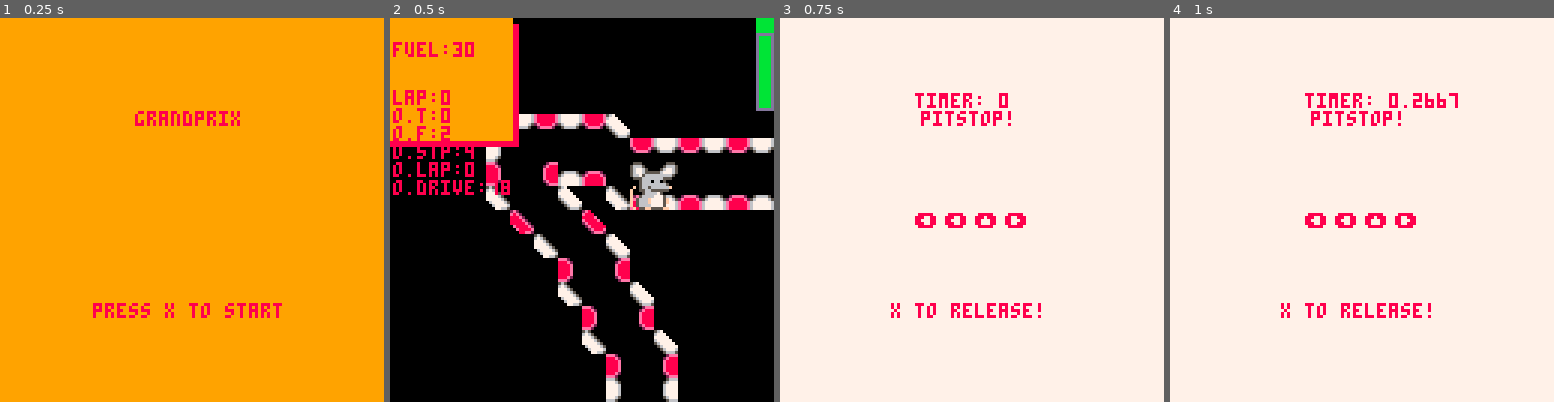
Above: before the commit, frames 1-4 (left to right).
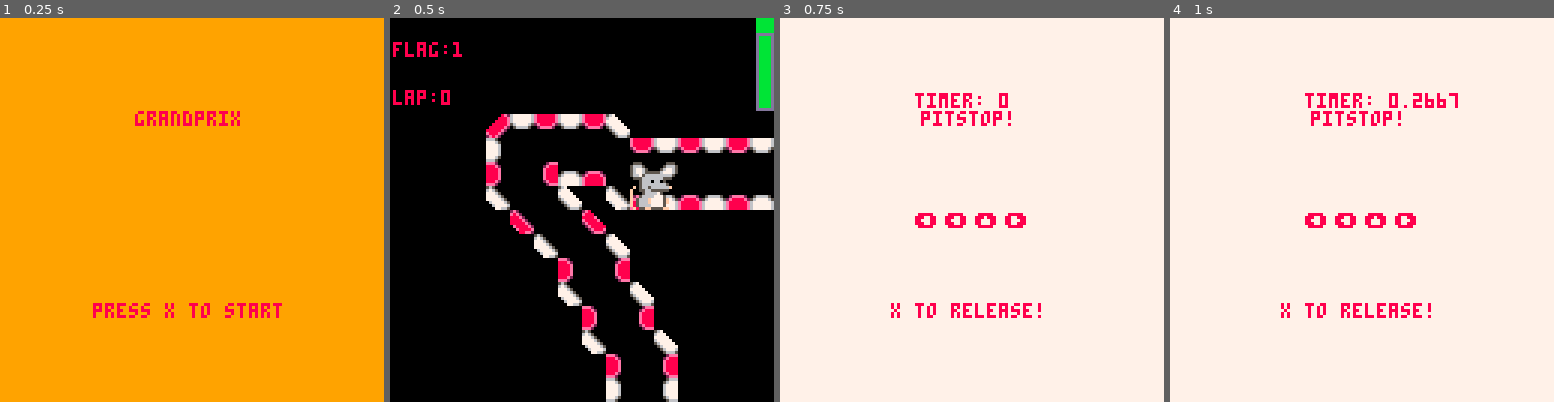
Above: after the commit, the same moments.

Repository: mmckendry/GrandPrixP8
Game: PICO-8 cartridge grandprix.p8
Two runs of this game, one before a commit and one after it. Both use one fixed random seed, a clock stepped at 60 frames per second and the inputs below.
Inputs:
- Up to frame 1 (0.25 s): no input
- Up to frame 2 (0.5 s): tap X (X key) at 0.33 s
- Up to frame 3 (0.75 s): tap O (Z key) at 0.7 s
- Up to frame 4 (1 s): no input

Frame 1 is identical in both runs. In frame 2, 12% of the frame differs, in the area x 0-34%, y 0-47%; in frame 3, nothing differs; in frame 4, nothing differs.

Commit message:
Add pitstop trigger

Diff:
--- a/grandprix.p8
+++ b/grandprix.p8
@@ -1,5 +1,5 @@
 pico-8 cartridge // http://www.pico-8.com
-version 29
+version 33
 __lua__
 
  function _init()
@@ -10,7 +10,9 @@
   timer=0
   delay=0
   shake=0
+  flag=0
   display=false
+  is_pitstop=false
   is_generated=false
   first=true
   textdelay=0
@@ -36,19 +38,19 @@
 
 
   local nx,ny=player[2]["cx"],player[2]["cy"]
-  if btn (⬅️) then
-    nx-=1
-    p.d=0
-  elseif btn(➡️) then
-    nx+=1
-    p.d=1
-  elseif btn(⬆️) then
-    ny-=1
-    p.d=2
-  elseif btn(⬇️) then
-    ny+=1
-    p.d=3
-  end
+  -- if btn (⬅️) then
+  --   nx-=1
+  --   p.d=0
+  -- elseif btn(➡️) then
+  --   nx+=1
+  --   p.d=1
+  -- elseif btn(⬆️) then
+  --   ny-=1
+  --   p.d=2
+  -- elseif btn(⬇️) then
+  --   ny+=1
+  --   p.d=3
+  -- end
 
   if (nx!=player[2]["cx"] or ny!=player[2]["cy"]) then
     if (can_move(nx,ny)) then
@@ -124,7 +126,17 @@
 --collision detection
 function can_move(x,y, car)
  local map_sprite=mget(x,y)
- local flag=fget(map_sprite)
+ flag=fget(map_sprite)
+
+ if(flag == 8) then
+  if(is_pitstop==true) then
+    player[2]["cx"]=53
+    player[2]["cy"]=38
+    player[1]["lx"]=54
+    player[1]["lx"]=38
+    is_pitstop=false --set this when the pit stop is complete
+  end
+ end
 
  if(flag == 2) then
   if(car.lap>=4) then
@@ -231,15 +243,10 @@
 function metrics()
  local x=c.x*8
  local y=c.y*8
- rectfill(x,y+42,x+42,y+2,8)
- rectfill(x,y+40,x+40,y+0,9)
- print("fuel:"..player.fuel,x+1,y+8,8)
+ -- rectfill(x,y+42,x+42,y+2,8)
+ -- rectfill(x,y+40,x+40,y+0,9)
+ print("flag:"..flag,x+1,y+8,8)
  print("lap:"..player.lap,x+1,y+24,8)
- print("o.t:"..o.t,x+1,y+30,8)
- print("o.f:"..o.f,x+1,y+36,8)
- print("o.stp:"..o.stp,x+1,y+42,8)
- print("o.lap:"..opponent.lap,x+1,y+48,8)
- print("o.drive:"..o.drive[o.d][o.f],x+1,y+54,8)
 end
 
 function display_pit_message()
@@ -332,6 +339,7 @@
   local text="box box box!"
   textdelay=0
   display=true
+  is_pitstop=true
   set_textwindow(text,8,7,8)
  end
  if(btnp(🅾️)) then
@@ -533,33 +541,33 @@
 bbb566666f665bbbbbb5666f66665bbbbbb5ff7777ff55ffbfb5ff7777ff55bbbbb9aaaaafaa9bbbbbb9aaafaaaa9bbbbbb9ff7777ff99ffbfb9ff7777ff99bb
 bbb56666ff665bbbbbb5666ff6665bbbbbb56677776655fbbfb56677776655bbbbb9aaaaffaa9bbbbbb9aaaffaaa9bbbbbb9aa7777aa99fbbfb9aa7777aa99bb
 bbf56666f6665fbbbbf56666f6665fbbbbff667777ff55bbbbf5ff777766ffbbbbf9aaaafaaa9fbbbbf9aaaafaaa9fbbbbffaa7777ff99bbbbf9ff7777aaffbb
-000000000000000000000002f012000000000000000000000000000000000000000000000000000000000000000000000000000073f0f0620000000000000000
-00000000000000000000000000000000000000000000000000000000000000000000000000000000000000000000000000000000000000000000000000000000
-000000000000000000000003f01300000000000000000000000000000000000000000000000000000000000000000000000000000072f0f06200000000000000
-00000000000000000000000000000000000000000000000000000000000000000000000000000000000000000000000000000000000000000000000000000000
-000000000000000000000002f0120000000000000000000000000000000000000000000000000000000000000000000000000000000003f01300000000000000
-00000000000000000000000000000000000000000000000000000000000000000000000000000000000000000000000000000000000000000000000000000000
-000000000000000000000003f0130000000000000000000000000000000000000000000000000000000000000000000000000000000002f01200000000000000
-00000000000000000000000000000000000000000000000000000000000000000000000000000000000000000000000000000000000000000000000000000000
-000000000000000000000072f0f06200000000000000000000000000000000000000000000000000000000000000000000000000000003f01300000000000000
-00000000000000000000000000000000000000000000000000000000000000000000000000000000000000000000000000000000000000000000000000000000
-00000000000000000000000073f0f030303030303030303030303030303030303030303030303030303030303030303030303030303003f01200000000000000
-00000000000000000000000000000000000000000000000000000000000000000000000000000000000000000000000000000000000000000000000000000000
-0000000000000000000000000002f000000000000000000000000000000000000000000000000000000000000000000000000000000070f01300000000000000
-00000000000000000000000000000000000000000000000000000000000000000000000000000000000000000000000000000000000000000000000000000000
-0000000000000000000000000003f012313131313131313131313131313131313131313131313131313131313131313131313131313103f01200000000000000
-00000000000000000000000000000000000000000000000000000000000000000000000000000000000000000000000000000000000000000000000000000000
-0000000000000000000000000002f012000000000000000000000000000000000000000000000000000000000000000000000000000003f01300000000000000
-00000000000000000000000000000000000000000000000000000000000000000000000000000000000000000000000000000000000000000000000000000000
-0000000000000000000000000003f013000000000000000000000000000000000000000042304030403040304030403040304030403002f01200000000000000
-00000000000000000000000000000000000000000000000000000000000000000000000000000000000000000000000000000000000000000000000000000000
-0000000000000000000000000002f0120000000000000000000000000000000000434030f0f0f0f0f0f0f0f0f0f0f0f0f0f0f0f0f0f0f0f01300000000000000
-00000000000000000000000000000000000000000000000000000000000000000000000000000000000000000000000000000000000000000000000000000000
-0000000000000000000000000003f0130000000000000000000000004230403040f0f0f0f0314131413141314131413141314131413141315200000000000000
-00000000000000000000000000000000000000000000000000000000000000000000000000000000000000000000000000000000000000000000000000000000
-0000000000000000000000000003f000403040304030403040504030f0f0f0f0f0f0413152000000000000000000000000000000000000000000000000000000
-00000000000000000000000000000000000000000000000000000000000000000000000000000000000000000000000000000000000000000000000000000000
-0000000000000000000000000002f0f0f0f0f0f0f0f0f0f0f060f0f0f03141314153000000000000000000000000000000000000000000000000000000000000
+00000000000000000000000200120000000000000000000000000000000000000000000000000000000000000000000000000000730000620000000000000000
+00000000000000000000000000000000000000000000000000000000000000000000000000000000000000000000000000000000000000000000000000000000
+00000000000000000000000300130000000000000000000000000000000000000000000000000000000000000000000000000000007200006200000000000000
+00000000000000000000000000000000000000000000000000000000000000000000000000000000000000000000000000000000000000000000000000000000
+00000000000000000000000200120000000000000000000000000000000000000000000000000000000000000000000000000000000003001300000000000000
+00000000000000000000000000000000000000000000000000000000000000000000000000000000000000000000000000000000000000000000000000000000
+00000000000000000000000300130000000000000000000000000000000000000000000000000000000000000000000000000000000002001200000000000000
+00000000000000000000000000000000000000000000000000000000000000000000000000000000000000000000000000000000000000000000000000000000
+00000000000000000000007200006200000000000000000000000000000000000000000000000000000000000000000000000000000003001300000000000000
+00000000000000000000000000000000000000000000000000000000000000000000000000000000000000000000000000000000000000000000000000000000
+00000000000000000000000073000030303030303030303030303030303030303030303030303030303030303030303030303030303003001200000000000000
+00000000000000000000000000000000000000000000000000000000000000000000000000000000000000000000000000000000000000000000000000000000
+00000000000000000000000000020000000000000000000000000000000000000000000000000000000000000000000000000000000070911300000000000000
+00000000000000000000000000000000000000000000000000000000000000000000000000000000000000000000000000000000000000000000000000000000
+00000000000000000000000000030012313131313131313131313131313131313131313131313131313131313131313131313131313103001200000000000000
+00000000000000000000000000000000000000000000000000000000000000000000000000000000000000000000000000000000000000000000000000000000
+00000000000000000000000000020012000000000000000000000000000000000000000000000000000000000000000000000000000003001300000000000000
+00000000000000000000000000000000000000000000000000000000000000000000000000000000000000000000000000000000000000000000000000000000
+00000000000000000000000000030013000000000000000000000000000000000000000042304030403040304030403040304030403002001200000000000000
+00000000000000000000000000000000000000000000000000000000000000000000000000000000000000000000000000000000000000000000000000000000
+00000000000000000000000000020012000000000000000000000000000000000043403000000000000000000000000000000000000000001300000000000000
+00000000000000000000000000000000000000000000000000000000000000000000000000000000000000000000000000000000000000000000000000000000
+00000000000000000000000000030013000000000000000000000000423040304000000000314131413141314131413141314131413141315200000000000000
+00000000000000000000000000000000000000000000000000000000000000000000000000000000000000000000000000000000000000000000000000000000
+00000000000000000000000000030000403040304030403040504030000000000000413152000000000000000000000000000000000000000000000000000000
+00000000000000000000000000000000000000000000000000000000000000000000000000000000000000000000000000000000000000000000000000000000
+00000000000000000000000000020000000000000000000000600000003141314153000000000000000000000000000000000000000000000000000000000000
 00000000000000000000000000000000000000000000000000000000000000000000000000000000000000000000000000000000000000000000000000000000
 00000000000000000000000000734131413141314131413141514131520000000000000000000000000000000000000000000000000000000000000000000000
 
@@ -693,7 +701,7 @@
 
 
 __gff__
-0000020101010201010001040000000004000001010101010100000000000000010101010101010101010301030000000101010101010101000102010200000000000000000000000000000000000000000000000000000000000000000000000000000000000000000000000000000000000000000000000000000000000000
+0000020101010201010001040000000004000001010101010108000000000000010101010101010101010301030000000101010101010101000102010200000000000000000000000000000000000000000000000000000000000000000000000000000000000000000000000000000000000000000000000000000000000000
 0000000000000000000000000000000000000000000000000000000000000000000000000000000000000000000000000000000000000000000000000000000000000000000000000000000000000000000000000000000000000000000000000000000000000000000000000000000000000000000000000000000000000000
 __map__
 0000000000000000000000000000000000000000000000000000000000000000000000000000000000000000000000000000000000000000000000000000000000000000000000000000000000000000000000000000000000000000000000000000000000000000000000000000000000000000000000000000000000000000
@@ -701,32 +709,32 @@
 0000000000000000000000000000000000000000000000000000000000000000000000000000000000000000000000000000000000000000000000000000000000000000000000000000000000000000000000000000000000000000000000000000000000000000000000000000000000000000000000000000000000000000
 0000000000000000000000000000000000000000000000000000000000000000000000000000000000000000000000000000000000000000000000000000000000000000000000000000000000000000000000000000000000000000000000000000000000000000000000000000000000000000000000000000000000000000
 0000000024030403043600000000000000000000000000000000000000000000000000000000000000000000000000000000000000000000000000000000000000000000000000000000000000000000000000000000000000000000000000000000000000000000000000000000000000000000000000000000000000000000
-00000000300f0f0f0f0f04030403040304030403040304360000000000000000000000000000000000000000000000000000000000000000000000000000000000000000000000000000000000000000000000000000000000000000000000000000000000000000000000000000000000000000000000000000000000000000
-00000000200f2113140f0f0f0f0f0f0f0f0f0f0f0f0f0f0f0403040326000000000000000000000000000000000000000000000000000000000000000000000000000000000000000000000000000000000000000000000000000000000000000000000000000000000000000000000000000000000000000000000000000000
-00000000370f0f360037141314131413141314131413140f0f0f0f0f0f030403040326000000000000000000000000000000000000000000000000000000000000000000000000000000000000000000000000000000000000000000000000000000000000000000000000000000000000000000000000000000000000000000
-0000000000270f0f26000000000000000000000000000037141314130f0f0f0f0f0f31000000000000000000000000000000000000000000000000000000000000000000000000000000000000000000000000000000000000000000000000000000000000000000000000000000000000000000000000000000000000000000
-000000000000370f0f3600000000000000000000000000000000000027131413200f21000000000000000000000000000000000000000000000000000000000000000000000000000000000000000000000000000000000000000000000000000000000000000000000000000000000000000000000000000000000000000000
-00000000000000200f2100000000000000000000000000000000000000000000300f31000000000000000000000000000000000000000000000000000000000000000000000000000000000000000000000000000000000000000000000000000000000000000000000000000000000000000000000000000000000000000000
-00000000000000370f0f36000000000000000000000000000000000000000000200f21000000000000000000000000000000000000000000000000000000000000000000000000000000000000000000000000000000000000000000000000000000000000000000000000000000000000000000000000000000000000000000
-0000000000000000200f210000000000000000000000000000000034040304030f0f25000000000000000000000000000000000000000000000000000000000000000000000000000000000000000000000000000000000000000000000000000000000000000000000000000000000000000000000000000000000000000000
-0000000000000000370f0f360000000000000000000000000000240f0f0f0f0f0f3500000000000000000000000000000000000000000000000000000000000000000000000000000000000000000000000000000000000000000000000000000000000000000000000000000000000000000000000000000000000000000000
-000000000000000000200f2100000000003404030403040304030f0f14131413250000000000000000000000000000000000000000000000000000000000000000000000000000000000000000000000000000000000000000000000000000000000000000000000000000000000000000000000000000000000000000000000
-000000000000000000300f3100000000240f0f0f0f0f0f0f0f0f0f3500000000000000000000000000000000000000000000000000000000000000000000000000000000000000000000000000000000000000000000000000000000000000000000000000000000000000000000000000000000000000000000000000000000
-000000000000000000270f0f260000340f0f1413141314131413250000000000000000000000000000000000000000000000000000000000000000000000000000000000000000000000000000000000000000000000000000000000000000000000000000000000000000000000000000000000000000000000000000000000
-00000000000000000000300f310000200f310000000000000000000000000000000000000000000000000000000000000000000000000000000000000000000000000000000000000000000000000000000000000000000000000000000000000000000000000000000000000000000000000000000000000000000000000000
-00000000000000000000200f210000300f310000000000000000000000000000000000000000000000000000000000000000000000000000000000000000000000000000000000000000000000000000000000000000000000000000000000000000000000000000000000000000000000000000000000000000000000000000
-00000000000000000000300f310000200f210000000000000000000000000000000000000000000000000000000000000000000000000000000000000000000000000000000000000000000000000000000000000000000000000000000000000000000000000000000000000000000000000000000000000000000000000000
-00000000000000000000200f210000300f310000000000000000000000000000000000000000000000000000000000000000000000000000000000000000000000000000000000000000000000000000000000000000000000000000000000000000000000000000000000000000000000000000000000000000000000000000
-00000000000000000000300f310000200f210000000000000000000000000000000000000000000000000000000000000000000000000000000000000000000000000000000000000000000000000000000000000000000000000000000000000000000000000000000000000000000000000000000000000000000000000000
-00000000000000000000200f210000370f0f3600000000000000000000000000000000000000000000000000000000000000000000000000000000000000000000000000000000000000000000000000000000000000000000000000000000000000000000000000000000000000000000000000000000000000000000000000
-00000000000000000000300f31000000270f0f26000000000000000000000000000000000000000000000000000000000000000000000000000000000000000000000000000000000000000000000000000000000000000000000000000000000000000000000000000000000000000000000000000000000000000000000000
-00000000000000000000200f2100000000300f31000000000000000000000000000000000000000000000000000000000000000000000000000000000000000000000000000000000000000000000000000000000000000000000000000000000000000000000000000000000000000000000000000000000000000000000000
-00000000000000000000300f3100000000200f21000000000000000000000024030403040304030403040304030436000000000000000000000000000000000000000000000000000000000000000000000000000000000000000000000000000000000000000000000000000000000000000000000000000000000000000000
-00000000000000000000200f2100000000300f3100000000000000003404030f0f0f0f0f0f0f0f0f0f0f0f0f0f0f0f040304032600000000000000000000000000000000000000000000000000000000000000000000000000000000000000000000000000000000000000000000000000000000000000000000000000000000
-00000000000000000000300f3100000000200f2100000000000000240f0f0f0f13141314131413141314131413140f0f0f0f0f0f36000000000000000000000000000000000000000000000000000000000000000000000000000000000000000000000000000000000000000000000000000000000000000000000000000000
-00000000000000000000270f0f26000000300f31000000000024030f0f141325000000000000000000000000000037141314130f0f260000000000000000000000000000000000000000000000000000000000000000000000000000000000000000000000000000000000000000000000000000000000000000000000000000
-0000000000000000000000300f31000000270f0f03040304030f0f0f3500000000000000000000000000000000000000000000270f0f3600000000000000000000000000000000000000000000000000000000000000000000000000000000000000000000000000000000000000000000000000000000000000000000000000
-0000000000000000000000200f2100000000370f0f0f0f0f0f0f1325000000000000000000000000000000000000000000000000300f2100000000000000000000000000000000000000000000000000000000000000000000000000000000000000000000000000000000000000000000000000000000000000000000000000
-0000000000000000000000300f310000000000271314131413250000000000000000000000000000000000000000000000000000200f3100000000000000000000000000000000000000000000000000000000000000000000000000000000000000000000000000000000000000000000000000000000000000000000000000
-
-
+0000000030000000000004030403040304030403040304360000000000000000000000000000000000000000000000000000000000000000000000000000000000000000000000000000000000000000000000000000000000000000000000000000000000000000000000000000000000000000000000000000000000000000
+0000000020002113140000000000000000000000000000000403040326000000000000000000000000000000000000000000000000000000000000000000000000000000000000000000000000000000000000000000000000000000000000000000000000000000000000000000000000000000000000000000000000000000
+0000000037000036003714131413141314131413141314000000000000030403040326000000000000000000000000000000000000000000000000000000000000000000000000000000000000000000000000000000000000000000000000000000000000000000000000000000000000000000000000000000000000000000
+0000000000270000260000000000000000000000000000371413141300000000000031000000000000000000000000000000000000000000000000000000000000000000000000000000000000000000000000000000000000000000000000000000000000000000000000000000000000000000000000000000000000000000
+0000000000003700003600000000000000000000000000000000000027131413200021000000000000000000000000000000000000000000000000000000000000000000000000000000000000000000000000000000000000000000000000000000000000000000000000000000000000000000000000000000000000000000
+0000000000000020002100000000000000000000000000000000000000000000300031000000000000000000000000000000000000000000000000000000000000000000000000000000000000000000000000000000000000000000000000000000000000000000000000000000000000000000000000000000000000000000
+0000000000000037000036000000000000000000000000000000000000000000200021000000000000000000000000000000000000000000000000000000000000000000000000000000000000000000000000000000000000000000000000000000000000000000000000000000000000000000000000000000000000000000
+0000000000000000200021000000000000000000000000000000003404030403000025000000000000000000000000000000000000000000000000000000000000000000000000000000000000000000000000000000000000000000000000000000000000000000000000000000000000000000000000000000000000000000
+0000000000000000370000360000000000000000000000000000240000000000003500000000000000000000000000000000000000000000000000000000000000000000000000000000000000000000000000000000000000000000000000000000000000000000000000000000000000000000000000000000000000000000
+0000000000000000002000210000000000340403040304030403000014131413250000000000000000000000000000000000000000000000000000000000000000000000000000000000000000000000000000000000000000000000000000000000000000000000000000000000000000000000000000000000000000000000
+0000000000000000003000310000000024000000000000000000003500000000000000000000000000000000000000000000000000000000000000000000000000000000000000000000000000000000000000000000000000000000000000000000000000000000000000000000000000000000000000000000000000000000
+0000000000000000002700002600003400001413141314131413250000000000000000000000000000000000000000000000000000000000000000000000000000000000000000000000000000000000000000000000000000000000000000000000000000000000000000000000000000000000000000000000000000000000
+0000000000000000000030003100002000310000000000000000000000000000000000000000000000000000000000000000000000000000000000000000000000000000000000000000000000000000000000000000000000000000000000000000000000000000000000000000000000000000000000000000000000000000
+0000000000000000000020002100003000310000000000000000000000000000000000000000000000000000000000000000000000000000000000000000000000000000000000000000000000000000000000000000000000000000000000000000000000000000000000000000000000000000000000000000000000000000
+0000000000000000000030003100002000210000000000000000000000000000000000000000000000000000000000000000000000000000000000000000000000000000000000000000000000000000000000000000000000000000000000000000000000000000000000000000000000000000000000000000000000000000
+0000000000000000000020002100003000310000000000000000000000000000000000000000000000000000000000000000000000000000000000000000000000000000000000000000000000000000000000000000000000000000000000000000000000000000000000000000000000000000000000000000000000000000
+0000000000000000000030003100002000210000000000000000000000000000000000000000000000000000000000000000000000000000000000000000000000000000000000000000000000000000000000000000000000000000000000000000000000000000000000000000000000000000000000000000000000000000
+0000000000000000000020002100003700003600000000000000000000000000000000000000000000000000000000000000000000000000000000000000000000000000000000000000000000000000000000000000000000000000000000000000000000000000000000000000000000000000000000000000000000000000
+0000000000000000000030003100000027000026000000000000000000000000000000000000000000000000000000000000000000000000000000000000000000000000000000000000000000000000000000000000000000000000000000000000000000000000000000000000000000000000000000000000000000000000
+0000000000000000000020002100000000300031000000000000000000000000000000000000000000000000000000000000000000000000000000000000000000000000000000000000000000000000000000000000000000000000000000000000000000000000000000000000000000000000000000000000000000000000
+0000000000000000000030003100000000200021000000000000000000000024030403040304030403040304030436000000000000000000000000000000000000000000000000000000000000000000000000000000000000000000000000000000000000000000000000000000000000000000000000000000000000000000
+0000000000000000000020002100000000300031000000000000000034040300000000000000000000000000000000040304032600000000000000000000000000000000000000000000000000000000000000000000000000000000000000000000000000000000000000000000000000000000000000000000000000000000
+0000000000000000000030003100000000200021000000000000002400000000131413141314131413141314131400000000000036000000000000000000000000000000000000000000000000000000000000000000000000000000000000000000000000000000000000000000000000000000000000000000000000000000
+0000000000000000000027000026000000300031000000000024030000141325000000000000000000000000000037141314130000260000000000000000000000000000000000000000000000000000000000000000000000000000000000000000000000000000000000000000000000000000000000000000000000000000
+0000000000000000000000300031000000270000030403040300000035000000000000000000000000000000000000000000002700003600000000000000000000000000000000000000000000000000000000000000000000000000000000000000000000000000000000000000000000000000000000000000000000000000
+0000000000000000000000200021000000003700000000000000132500000000000000000000000000000000000000000000000030002100000000000000000000000000000000000000000000000000000000000000000000000000000000000000000000000000000000000000000000000000000000000000000000000000
+0000000000000000000000300031000000000027131413141325000000000000000000000000000000000000000000000000000020003100000000000000000000000000000000000000000000000000000000000000000000000000000000000000000000000000000000000000000000000000000000000000000000000000
+
+
